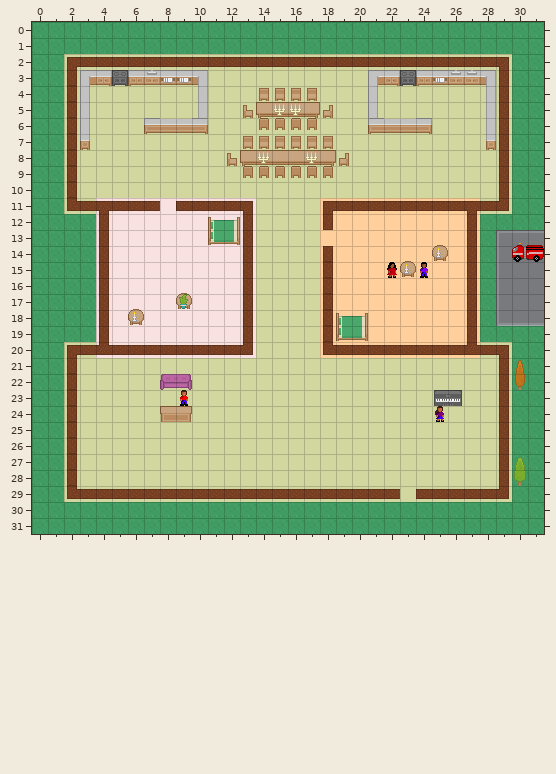
Tiled map: FireEscape/res/title_file.tmx. The picture above was drawn from the file before the commit.
Cells are 16x16 px. Shown: x 0..31, y 0..31.
Now the later version:
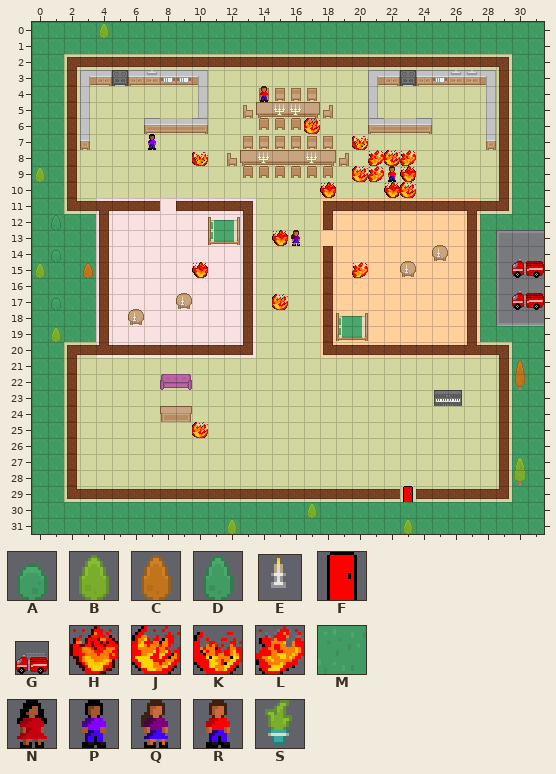
Key: from "roguelikeCity_magenta": A 514, B 515, C 516, D 517; from "tileset": E 11 "candle1", F 35 "fire door", G 37 flipped left-right "fire truck", H 38 "fire0", J 39 "fire1", K 40 "fire2", L 41 "fire3", M 42 "grass", N 43 "person(F)", P 44 "person(M)", Q 45 "person2(F)", R 46 "person2(M)", S 49 "plant".
_ is an empty cell, # one hidden under a higher layer.
The exact change:
Layer "floor":
y 0: x 4 _ -> M
y 9: x 0 _ -> M
y 15: x 0 _ -> M; x 3 # -> M
y 31: x 12 _ -> M; x 23 _ -> M
Layer "art":
y 0: x 4 M -> B
y 4: x 14 _ -> R
y 6: x 17 _ -> J
y 7: x 7 _ -> P; x 20 _ -> K
y 8: x 10 _ -> K; x 21..23 ___ -> LJL
y 9: x 0 M -> B; x 20..23 ____ -> JLRH
y 10: x 18 _ -> H; x 22..23 __ -> HJ
y 12: x 1 M -> D
y 13: x 15..16 __ -> HQ
y 14: x 1 M -> A; x 30 G -> _
y 15: x 0 M -> B; x 3 M -> C; x 10 _ -> H; x 20 _ -> L; x 22 N -> _; x 24 P -> _; x 30 _ -> G
y 17: x 1 _ -> A; x 9 S -> E; x 15 _ -> J; x 30 _ -> G
y 19: x 1 _ -> B
y 23: x 9 R -> _
y 24: x 25 Q -> _
y 25: x 10 _ -> J
y 29: x 23 _ -> F
y 30: x 17 _ -> B
y 31: x 12 M -> B; x 23 M -> B
